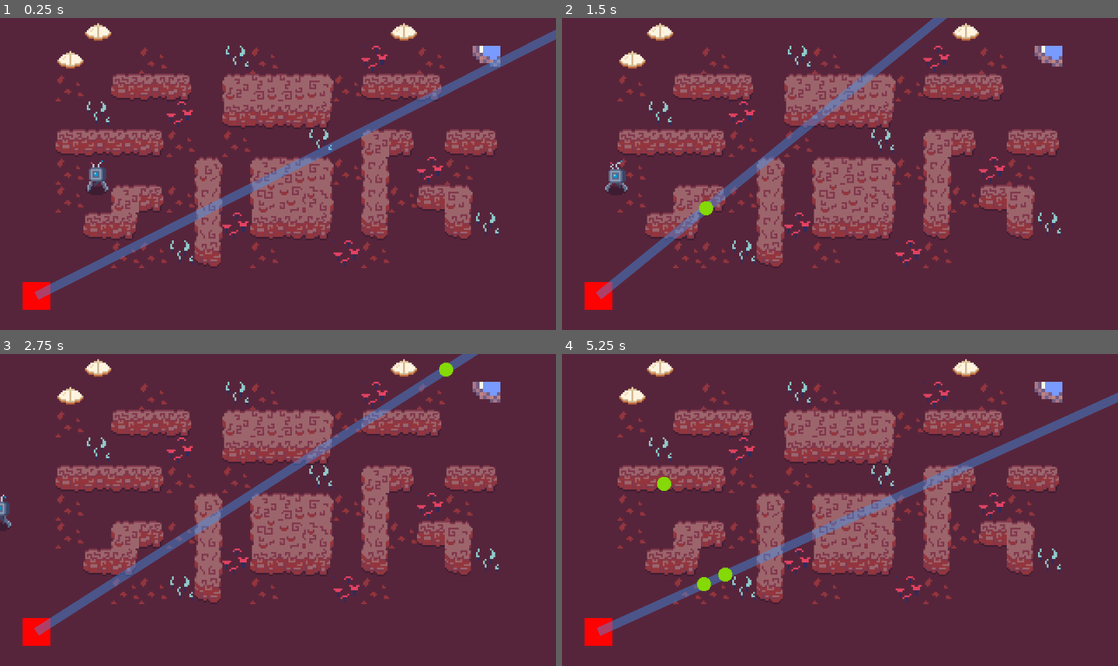
Above: before the commit, frames 1-4 (two rows, left to right).
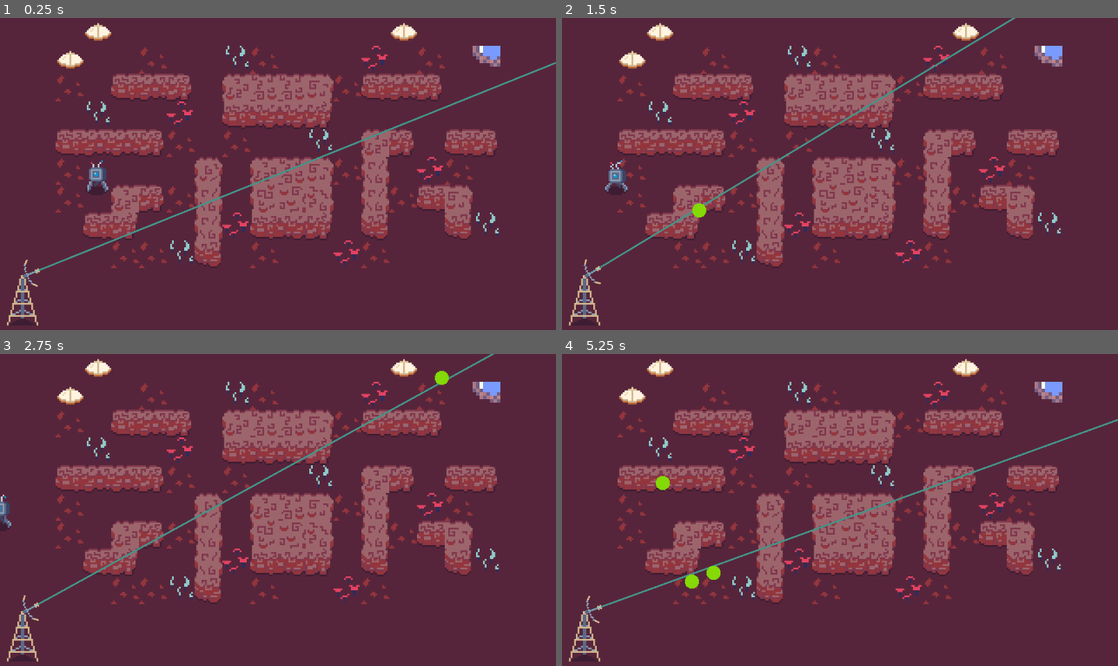
Above: after the commit, the same moments.

Repository: YannVeld/LD59
Game: Godot game, scene res://main_scene.tscn
The game is run twice, just before and just after one commit, with the same random seed, the same clock (stepped at 60 frames per second) and the same inputs.
Inputs (mouse positions are in pixels of both pictures, inside the frame that each line leads up to):
- Up to frame 1 (0.25 s): no input
- Up to frame 2 (1.5 s): tap Enter at 0.5 s; move the mouse to (962, 158) at 0.52 s; hold D (move_right) 0.53-1.28 s; move the mouse to (728, 189) at 1.27 s; hold Down (move_down) from 1.28 s (still down)
- Up to frame 3 (2.75 s): move the mouse to (333, 441) at 2.02 s; release Down (move_down) at 2.03 s; hold D (move_right) from 2.03 s (still down)
- Up to frame 4 (5.25 s): move the mouse to (812, 572) at 2.77 s; release D (move_right) at 2.78 s; hold Up (move_up) 2.78-3.53 s; move the mouse to (1006, 556) at 3.52 s; hold A (move_left) 3.53-5.03 s; move the mouse to (673, 463) at 4.27 s; tap Space at 5 s; move the mouse to (867, 510) at 5.02 s; hold Down (move_down) from 5.03 s (still down)

The runs differ from the first frame. In frame 1, 4.2% of the frame differs, in the area x 1-100%, y 3-99%; in frame 2, 3.4%; in frame 3, 3.8%; in frame 4, 4.3%, in the area x 1-100%, y 8-99%.

Commit message:
Added radio tower art

Diff:
--- a/Scripts/aim_guide.gd
+++ b/Scripts/aim_guide.gd
@@ -3,12 +3,12 @@
 const LENGTH=1000
 var end_point
 @onready
-var transmitter = $"../Transmitter"
+var dish = $"../DishSprite"
 var start_point
 
 # Called when the node enters the scene tree for the first time.
 func _ready() -> void:
-	start_point = transmitter.position
+	start_point = dish.global_position
 	add_point(start_point)
 	end_point = start_point+(get_viewport().get_mouse_position()-start_point).normalized()*LENGTH
 	add_point(end_point)
--- /dev/null
+++ b/Scripts/tower_dish.gd
@@ -0,0 +1,10 @@
+extends Sprite2D
+
+const initial_angle = PI/4
+
+
+# Called every frame. 'delta' is the elapsed time since the previous frame.
+func _process(delta: float) -> void:
+	var _rel_mouse_pos = get_global_mouse_position() - global_position
+	var _angle = _rel_mouse_pos.angle()
+	rotation = _angle + initial_angle
--- a/main_scene.tscn
+++ b/main_scene.tscn
@@ -5,9 +5,11 @@
 [ext_resource type="Texture2D" uid="uid://d4iphaibi3d0u" path="res://Sprites/tileset_placeholder/1_terrain.png" id="5_8mm7a"]
 [ext_resource type="Script" uid="uid://h43ds2es3fif" path="res://Scripts/robot.gd" id="5_66tet"]
 [ext_resource type="Texture2D" uid="uid://b75pa3pefkgs5" path="res://Sprites/Robot_walk.png" id="6_7ycvg"]
-[ext_resource type="Texture2D" uid="uid://cpf5srwqavjbr" path="res://Sprites/redSquare.png" id="7_7ycvg"]
-[ext_resource type="Script" path="res://Scripts/aim_guide.gd" id="7_nfk4m"]
+[ext_resource type="Texture2D" uid="uid://blh22dv3vlfra" path="res://Sprites/Radiotower.png" id="7_66tet"]
+[ext_resource type="Script" uid="uid://cjplv6ag6cgk3" path="res://Scripts/aim_guide.gd" id="7_nfk4m"]
 [ext_resource type="Script" uid="uid://nmem2o8mu50w" path="res://Scripts/transmitter.gd" id="8_7ycvg"]
+[ext_resource type="Texture2D" uid="uid://cu8g0c08nsjog" path="res://Sprites/TowerDish.png" id="8_wr18j"]
+[ext_resource type="Script" uid="uid://cl46k24n6f784" path="res://Scripts/tower_dish.gd" id="9_wr18j"]
 
 [sub_resource type="TileSetAtlasSource" id="TileSetAtlasSource_hq1ik"]
 resource_name = "Terrain"
@@ -1296,16 +1298,23 @@
 shape = SubResource("RectangleShape2D_0f027")
 
 [node name="Transmitter" type="Node2D" parent="." unique_id=1748364256]
-position = Vector2(21, 160)
+position = Vector2(13, 156)
 script = ExtResource("8_7ycvg")
 
-[node name="Sprite2D" type="Sprite2D" parent="Transmitter" unique_id=311778844]
-texture = ExtResource("7_7ycvg")
-
-[node name="AimGuide" type="Line2D" parent="." unique_id=245342479]
-width = 5.0
-default_color = Color(0.22352941, 0.60784316, 1, 0.40392157)
+[node name="AimGuide" type="Line2D" parent="Transmitter" unique_id=245342479]
+position = Vector2(-13, -156)
+width = 1.0
+default_color = Color(0.26666668, 0.5803922, 0.5372549, 1)
 script = ExtResource("7_nfk4m")
+
+[node name="TowerSprite" type="Sprite2D" parent="Transmitter" unique_id=311778844]
+texture = ExtResource("7_66tet")
+
+[node name="DishSprite" type="Sprite2D" parent="Transmitter" unique_id=2109981275]
+position = Vector2(0, -7)
+texture = ExtResource("8_wr18j")
+offset = Vector2(4, -4)
+script = ExtResource("9_wr18j")
 
 [node name="SignalPackets" type="Node" parent="." unique_id=942323314]
 
Not shown, added: Scripts/tower_dish.gd.uid
Binary file added: Sprites/Radiotower.png
Not shown, added: Sprites/Radiotower.png.import
Binary file added: Sprites/TowerDish.png
Not shown, added: Sprites/TowerDish.png.import
Binary file changed: Sprites/WallsTileset.png
